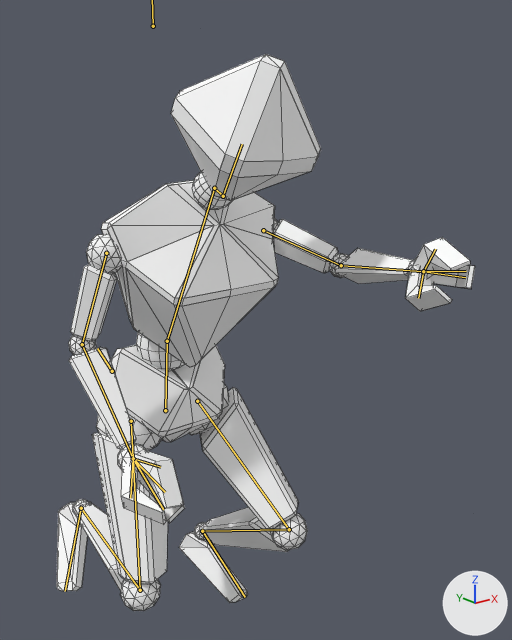
One commit to the Blender file assets/character.blend: the scene before it, then after it.
The view is the same before and after, from a camera (50 mm lens) standing at (-0.992, -1.649, 1.83) and looking at (0.191, -0.17, 1.238). Every picture has the same lights, and +X, +Y and +Z are marked at lower right. Both versions are drawn at frame 5 of the action 'jump1'; the numbers are the values there. The bones that bend it are drawn over the model as lines. Mesh edges are drawn as thin lines.
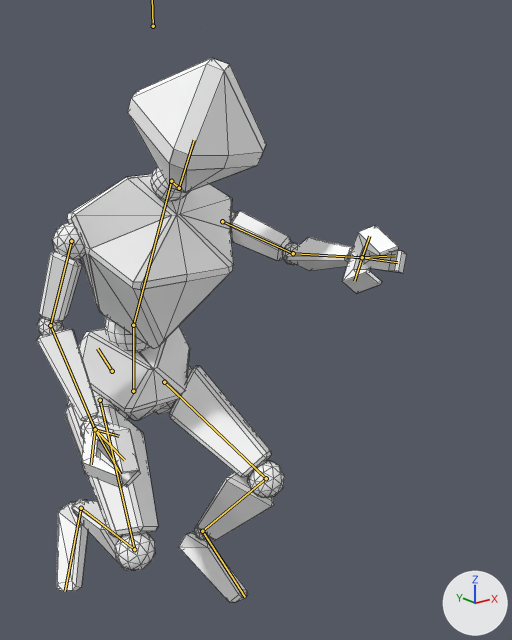
The change in detail:
Bone 'hips' (bone_hips) moves from (0.024, -0.147, -0.08) to (0.024, -0.167, -0.275).
Bone 'handIK.L' (bone_handik_l) moves from (0.457, 0.051, 0.205) to (0.328, -0.079, 0.136).
Bone 'handIK.R' (bone_handik_r) moves from (-0.266, 0.009, -0.298) to (-0.137, -0.121, -0.367).

Changed parts and their boxes [x1, y1, x2, y2] in the pictures (512 x 640 px):
'mesh', posed: before [57, 54, 475, 611]; after [37, 58, 406, 603]
bone 'hips', root to tip: before (165, 410) to (167, 341); after (133, 391) to (133, 325)
